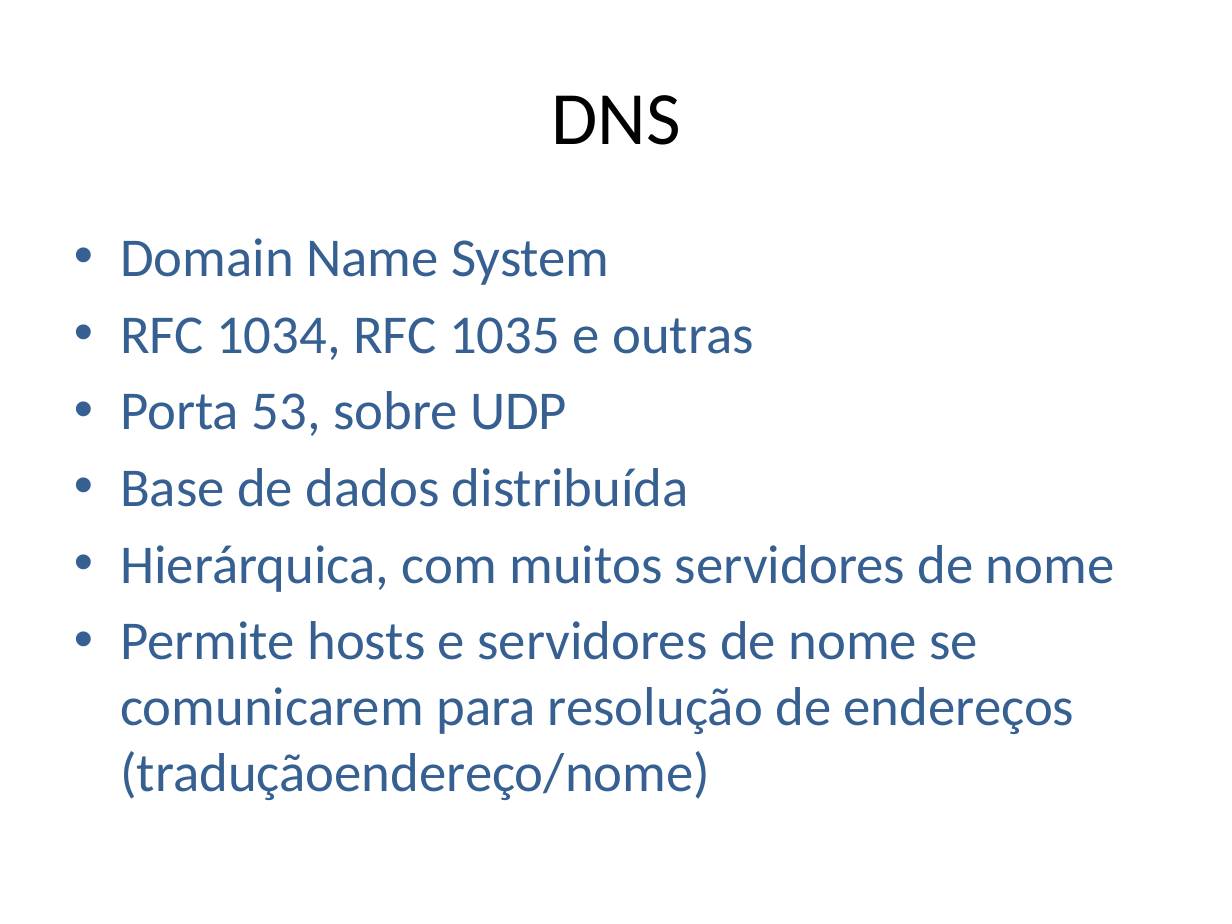
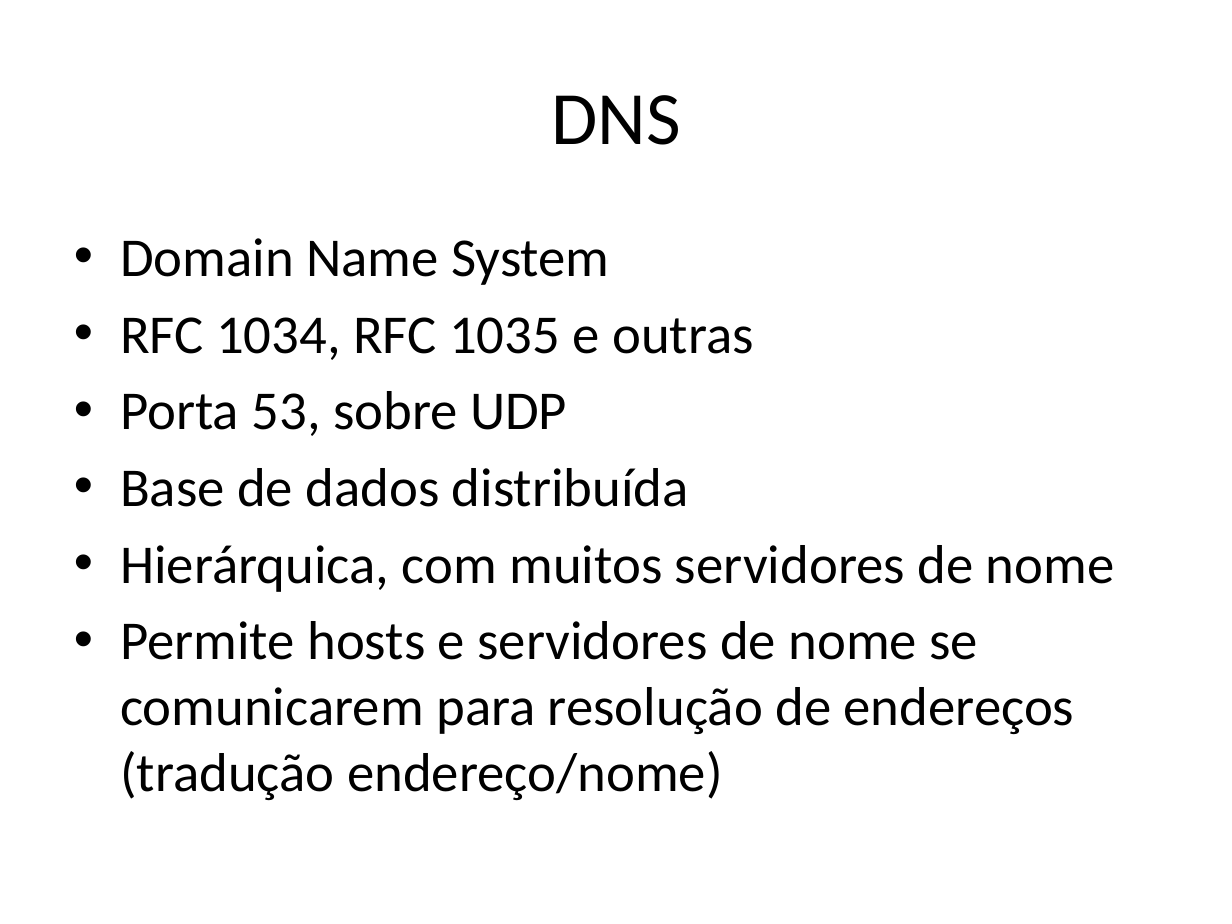
Before and after one commit to niviaquental/niviaquental.github.io, a slide deck: slide 16 of Presentations/Aula03-Aplicacao-EmailDNS/03-DNSEmail.pptx (slide 15 before the commit). Drawn at 1232x924 pixels with LibreOffice and Linux fonts; fonts in the diff are those of the drawing; background and template pictures are left out. Boxes give left, top, right and bottom in pixels: in the first picture for what was removed or moved away, otherwise in the second. Text is boxed around its words. In the diff, an @@ line names an element or a change of style, - is before the commit and + after.

```diff
--- a/Presentations/Aula03-Aplicacao-EmailDNS/03-DNSEmail.pptx
+++ b/Presentations/Aula03-Aplicacao-EmailDNS/03-DNSEmail.pptx
@@ text at [120, 238, 1115, 592]: text colour #376092 to #000000 in "Domain Name System", "RFC 1034, RFC 1035 e outras", "Porta 53, sobre UDP", "Base de dados distribuída" and 1 more places @@
@@ text at [120, 621, 1075, 800]: text changed; text colour #376092 to #000000 @@
-• Permite hosts e servidores de nome se comunicarem para resolução de endereços (traduçãoendereço/nome)
+• Permite hosts e servidores de nome se comunicarem para resolução de endereços (tradução endereço/nome)
```
Also in this commit, not shown: 21 other slides changed, 3 slides added, 1 slide removed, 2 other files.
